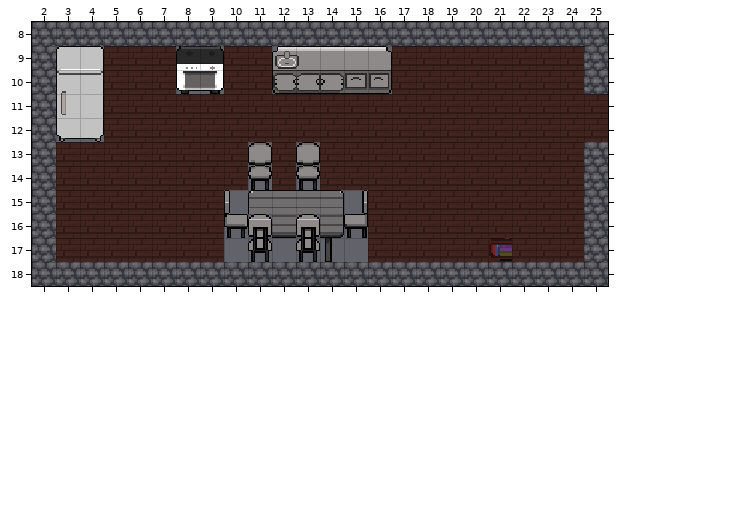
Tiled map, stored at game/assets/tiles/kitchen.tmx. The picture above was drawn from the file before the commit.
Cells are 16x16 px. Shown: x 2..25, y 8..18.
After:
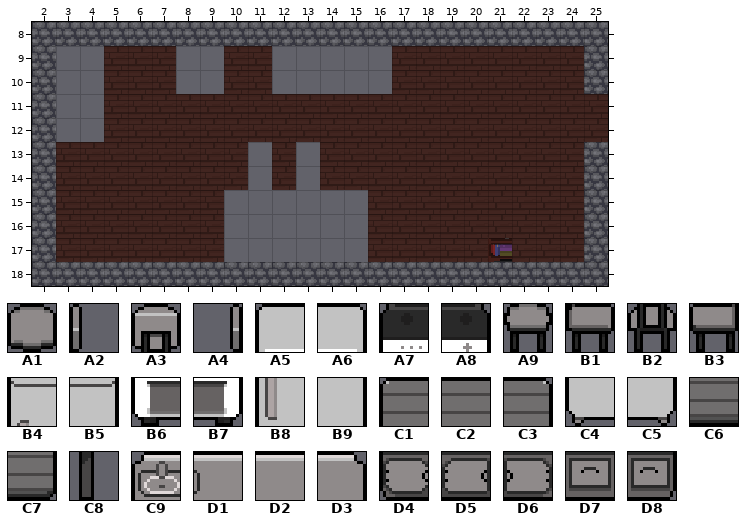
Key: from "cozinha": A1 86, A2 87, A3 88, A4 89, A5 91, A6 92, A7 94, A8 95, A9 171, B1 172, B2 173, B3 174, B4 176, B5 177, B6 179, B7 180, B8 261, B9 262, C1 341, C2 342, C3 344, C4 346, C5 347, C6 427, C7 429, C8 514, C9 851, D1 852, D2 853, D3 855, D4 936, D5 937, D6 938, D7 939, D8 940.
__ is an empty cell.
The exact change:
Layer "Tile Layer 1":
y 9: x 3..4 A5 A6 -> __ __; x 8..9 A7 A8 -> __ __; x 12..16 C9 D1 D2 D2 D3 -> __ __ __ __ __
y 10: x 3..4 B4 B5 -> __ __; x 8..9 B6 B7 -> __ __; x 12..16 D4 D5 D6 D7 D8 -> __ __ __ __ __
y 11: x 3..4 B8 B9 -> __ __
y 12: x 3..4 C4 C5 -> __ __
y 13: x 11 A1 -> __; x 13 A1 -> __
y 14: x 11 A9 -> __; x 13 A9 -> __
y 15: x 10..15 A2 C1 C2 C2 C3 A4 -> __ __ __ __ __ __
y 16: x 10..15 B1 A3 C6 A3 C7 B3 -> __ __ __ __ __ __
y 17: x 11 B2 -> __; x 13..14 B2 C8 -> __ __
Boxes around the changes in both pictures, in picture pixels (x1, y1, x2, y2):
removed: (56, 46, 104, 142)
removed: (176, 46, 224, 94)
removed: (272, 46, 392, 94)
removed: (224, 142, 368, 262)
